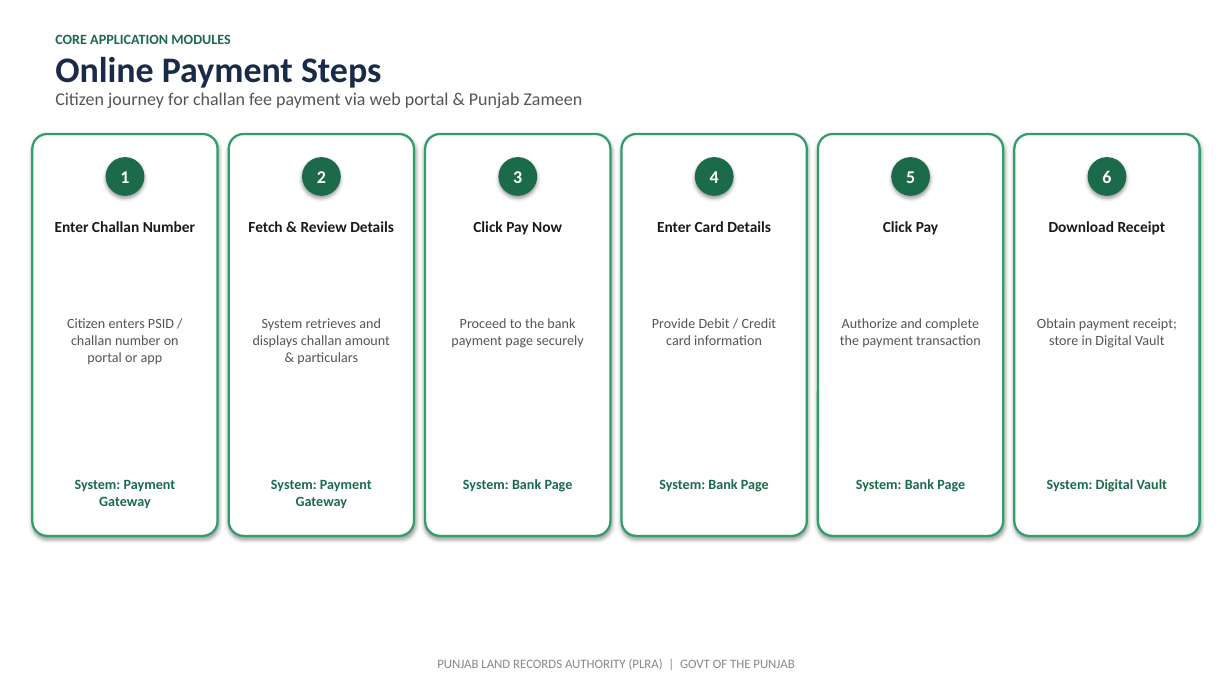
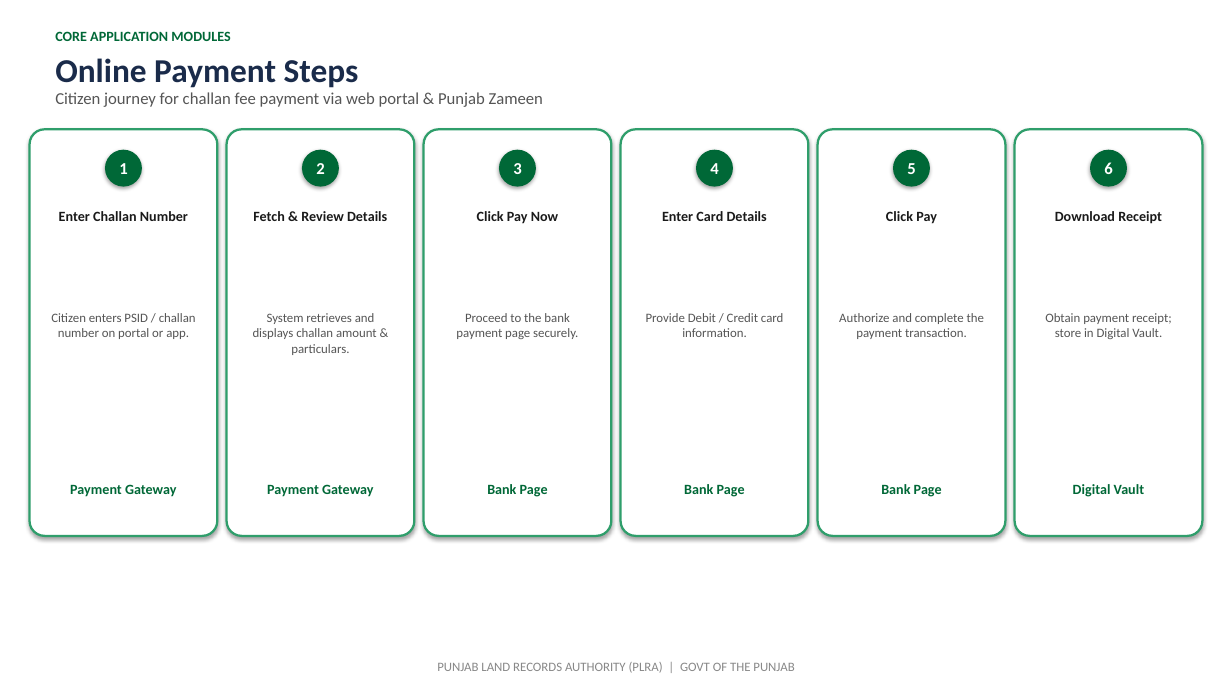
Before and after one commit to GulraizAhmed/GulraizAhmed, a slide deck: slide 12 of Punjab_Zameen_Application.pptx (slide 16 before the commit). Drawn at 1232x693 pixels with LibreOffice and Linux fonts; fonts in the diff are those of the drawing. Boxes give left, top, right and bottom in pixels: in the first picture for what was removed or moved away, otherwise in the second. Text is boxed around its words. In the diff, an @@ line names an element or a change of style, - is before the commit and + after.

```diff
--- a/Punjab_Zameen_Application.pptx
+++ b/Punjab_Zameen_Application.pptx
@@ text "CORE APPLICATION MODULES" at (x1=55, y1=31, x2=230, y2=41): text colour #1B6B4A to #006837; more space between paragraphs @@
@@ text "Online Payment Steps" at (x1=55, y1=58, x2=359, y2=88): size 28 to 26 pt; more space between paragraphs @@
@@ text "Citizen journey for challan fee ..." at (x1=55, y1=92, x2=543, y2=107): size 14 to 13 pt; more space between paragraphs @@
@@ rounded rectangle resized from (x1=32, y1=134, x2=218, y2=536) to (x1=30, y1=129, x2=217, y2=536) @@
@@ rounded rectangle resized from (x1=229, y1=134, x2=415, y2=536) to (x1=226, y1=129, x2=414, y2=536) @@
@@ rounded rectangle resized from (x1=425, y1=134, x2=611, y2=536) to (x1=423, y1=129, x2=611, y2=536) @@
@@ rounded rectangle resized from (x1=622, y1=134, x2=808, y2=536) to (x1=621, y1=129, x2=809, y2=536) @@
@@ rounded rectangle resized from (x1=818, y1=134, x2=1004, y2=536) to (x1=818, y1=129, x2=1006, y2=536) @@
@@ rounded rectangle resized from (x1=1015, y1=134, x2=1201, y2=536) to (x1=1015, y1=129, x2=1202, y2=536) @@
@@ 5 ellipses moved together from (x1=105, y1=157, x2=930, y2=196) to (x1=105, y1=150, x2=930, y2=187) @@
@@ size 14 to 13 pt; more space between paragraphs; fill #1B6B4A to #006837 in 6 elements at (x1=499, y1=150, x2=536, y2=187), (x1=696, y1=150, x2=733, y2=187), (x1=893, y1=150, x2=930, y2=187), (x1=105, y1=150, x2=142, y2=187), (x1=302, y1=150, x2=339, y2=187), (x1=1091, y1=150, x2=1128, y2=187) @@
@@ ellipse "6" moved from (x1=1088, y1=157, x2=1127, y2=196) to (x1=1091, y1=150, x2=1128, y2=187) @@
@@ text "Enter Challan Number" moved from (x1=55, y1=221, x2=195, y2=232) to (x1=59, y1=211, x2=188, y2=221) @@
@@ size 12 to 11 pt; more space between paragraphs in 6 elements at (x1=662, y1=211, x2=767, y2=221), (x1=1055, y1=211, x2=1162, y2=224), (x1=477, y1=211, x2=558, y2=224), (x1=886, y1=211, x2=937, y2=224), (x1=59, y1=211, x2=188, y2=221), (x1=253, y1=211, x2=387, y2=221) @@
@@ text "Fetch & Review Details" moved from (x1=248, y1=221, x2=394, y2=232) to (x1=253, y1=211, x2=387, y2=221) @@
@@ text "Click Pay Now" moved from (x1=473, y1=221, x2=562, y2=235) to (x1=477, y1=211, x2=558, y2=224) @@
@@ text "Enter Card Details" moved from (x1=657, y1=221, x2=771, y2=232) to (x1=662, y1=211, x2=767, y2=221) @@
@@ text "Click Pay" moved from (x1=883, y1=221, x2=938, y2=235) to (x1=886, y1=211, x2=937, y2=224) @@
@@ text "Download Receipt" moved from (x1=1049, y1=221, x2=1166, y2=235) to (x1=1055, y1=211, x2=1162, y2=224) @@
@@ text at (x1=51, y1=313, x2=196, y2=339): text changed; size 11 to 10 pt @@
-Citizen enters PSID / challan number on portal or app
+Citizen enters PSID / challan number on portal or app.
@@ text at (x1=253, y1=313, x2=377, y2=355): text changed; size 11 to 10 pt @@
-System retrieves and displays challan amount & particulars
+System retrieves and displays challan amount & particulars.
@@ text at (x1=456, y1=313, x2=578, y2=339): text changed; size 11 to 10 pt @@
-Proceed to the bank payment page securely
+Proceed to the bank payment page securely.
@@ text at (x1=646, y1=313, x2=783, y2=337): text changed; size 11 to 10 pt @@
-Provide Debit / Credit card information
+Provide Debit / Credit card information.
@@ text at (x1=839, y1=313, x2=984, y2=339): text changed; size 11 to 10 pt @@
-Authorize and complete the payment transaction
+Authorize and complete the payment transaction.
@@ text at (x1=1045, y1=313, x2=1172, y2=339): text changed; size 11 to 10 pt @@
-Obtain payment receipt; store in Digital Vault
+Obtain payment receipt; store in Digital Vault.
@@ text at (x1=70, y1=484, x2=177, y2=497): text changed; text colour #1B6B4A to #006837 @@
-System: Payment Gateway
+Payment Gateway
@@ text at (x1=267, y1=484, x2=374, y2=497): text changed; text colour #1B6B4A to #006837 @@
-System: Payment Gateway
+Payment Gateway
@@ text at (x1=487, y1=484, x2=548, y2=497): text changed; text colour #1B6B4A to #006837 @@
-System: Bank Page
+Bank Page
@@ text at (x1=684, y1=484, x2=745, y2=497): text changed; text colour #1B6B4A to #006837 @@
-System: Bank Page
+Bank Page
@@ text at (x1=881, y1=484, x2=942, y2=497): text changed; text colour #1B6B4A to #006837 @@
-System: Bank Page
+Bank Page
@@ text at (x1=1073, y1=484, x2=1145, y2=497): text changed; text colour #1B6B4A to #006837 @@
-System: Digital Vault
+Digital Vault
@@ text "PUNJAB LAND RECORDS AUTHORITY (PLRA) ..." at (x1=437, y1=662, x2=794, y2=673): more space between paragraphs @@
```
Also in this commit, not shown: 16 other slides changed, 7 slides added, 7 slides removed, 2 other files.
